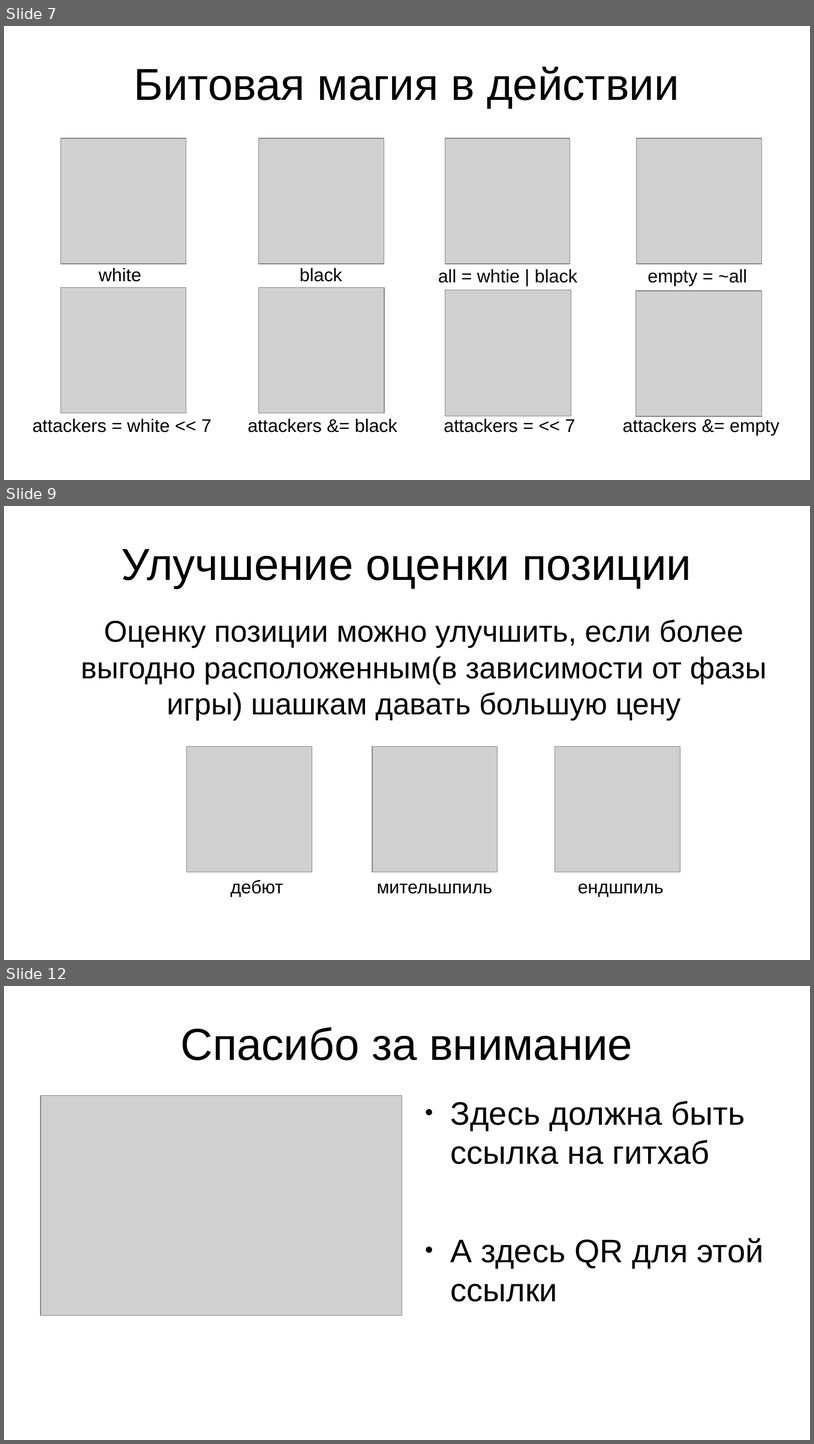
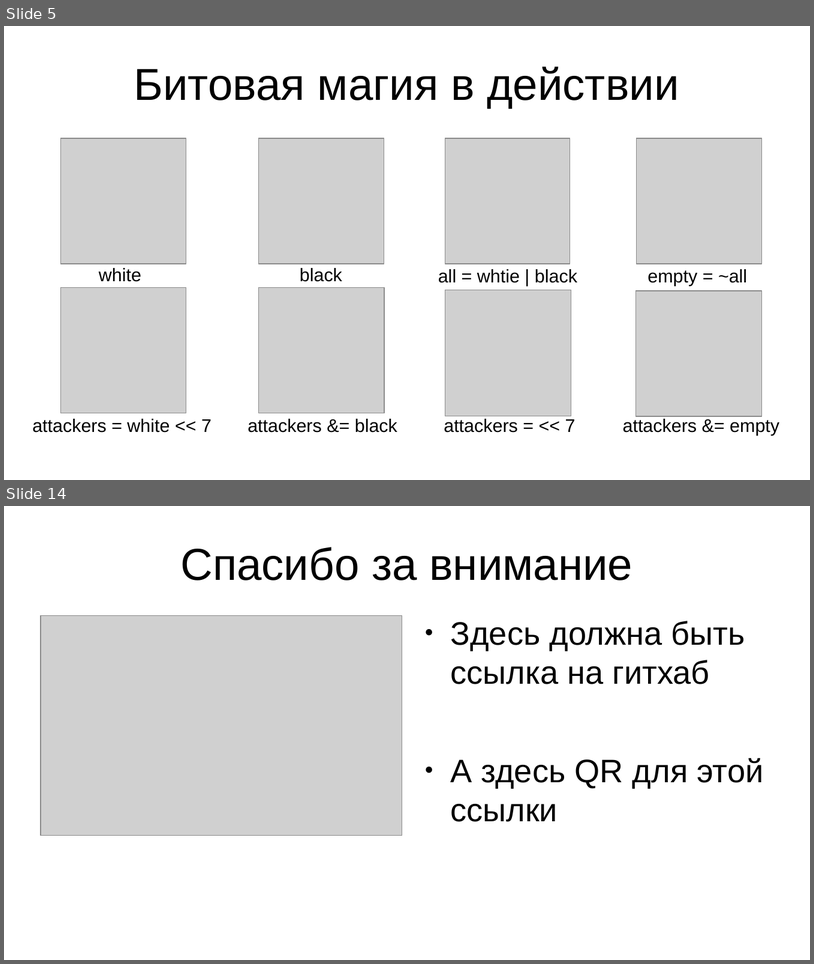
Before and after one commit to iv4n-t3a/checkers-engine, a slide deck: doc/presentation.odp. Shown one above the other, each under a label of ours: slides 7, 9 and 12 before the commit, slides 5 and 14 after it; the slides between them are not shown. The pictures are 814x1444 and 814x964 pixels, drawn with LibreOffice and Linux fonts; fonts in the diff are those of the drawing; grey boxes stand for pictures. Boxes give left, top, right and bottom in pixels: in the first picture for what was removed or moved away, otherwise in the second. Text is boxed around its words. In the diff, an @@ line names an element or a change of style, - is before the commit and + after.

```diff
--- a/doc/presentation.odp
+++ b/doc/presentation.odp
@@ slide 9 removed at (4, 506, 810, 960), background #FFFFFF @@
@@ title removed at (122, 549, 692, 588) @@
-Улучшение оценки позиции
@@ text removed at (81, 619, 767, 720) @@
-Оценку позиции можно улучшить, если более выгодно расположенным(в зависимости от фазы игры) шашкам давать большую цену
@@ picture removed at (187, 747, 312, 872) @@
@@ picture removed at (373, 747, 498, 872) @@
@@ picture removed at (556, 747, 681, 872) @@
@@ text removed at (231, 879, 284, 897) @@
-дебют
@@ text removed at (377, 883, 493, 894) @@
-мительшпиль
@@ text removed at (578, 883, 664, 897) @@
-ендшпиль
@@ what was slide 7 is now slide 5 @@
@@ what was slide 12 is now slide 14 @@
```
Also in this commit, not shown: 7 slides changed, 3 slides added, 7 other files.
